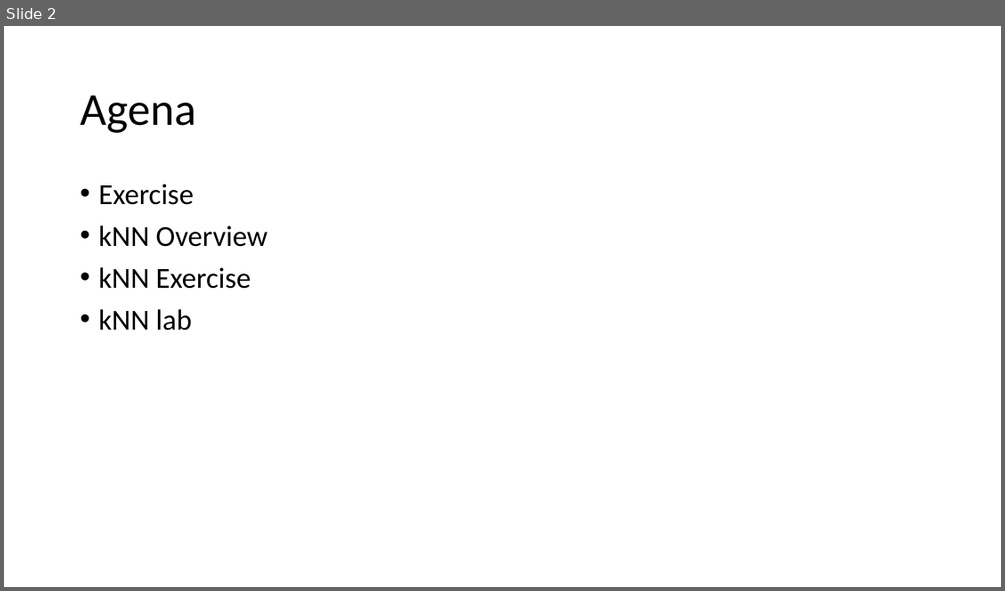
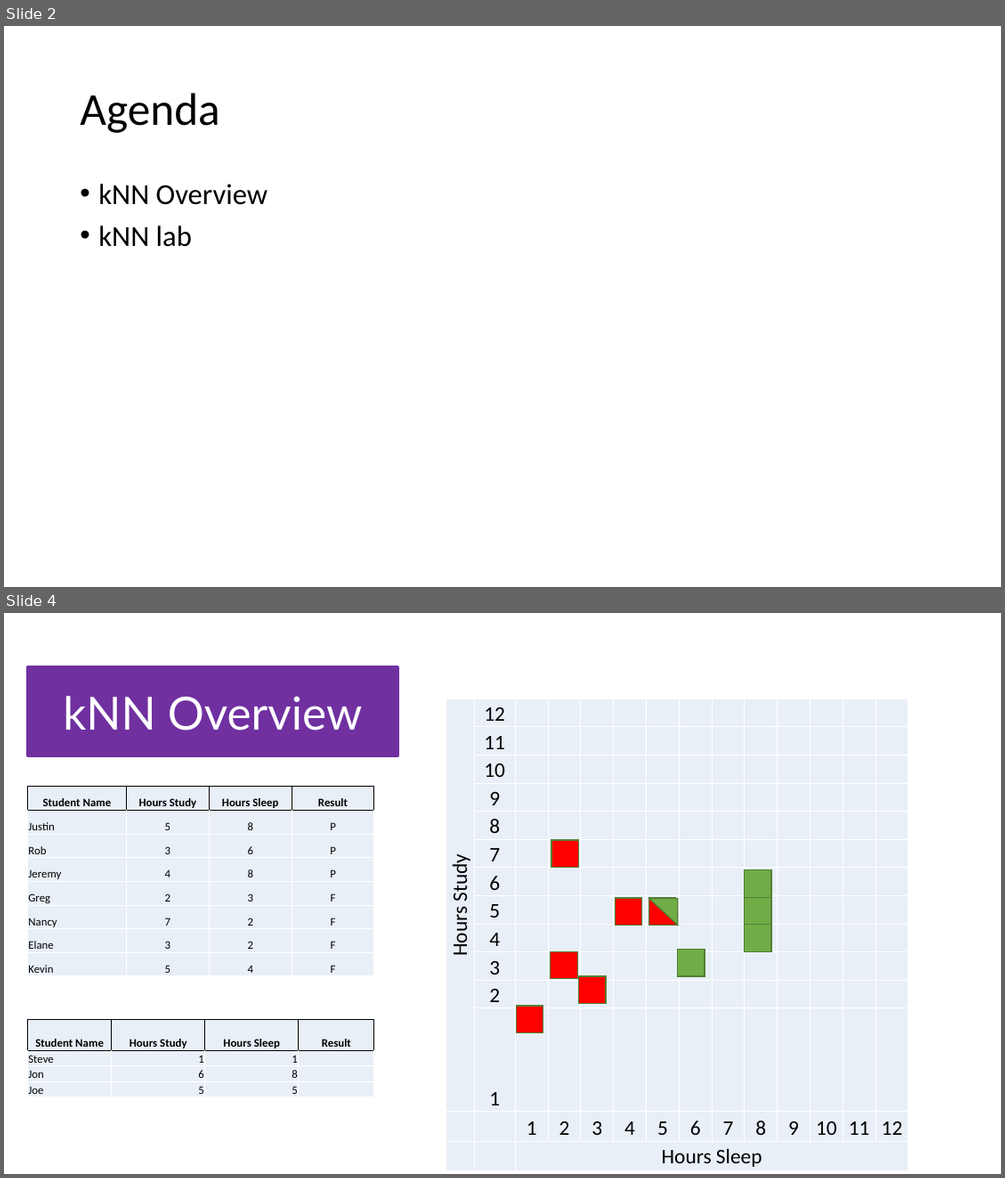
Before and after one commit to jamessdixon/tripass.knn, a slide deck: presentation/knn.pptx. Shown one above the other, each under a label of ours: slide 2 before the commit, slides 2 and 4 after it; the slides between them are not shown. The pictures are 1005x591 and 1005x1178 pixels, drawn with LibreOffice and Linux fonts; fonts in the diff are those of the drawing. Boxes give left, top, right and bottom in pixels: in the first picture for what was removed or moved away, otherwise in the second. Text is boxed around its words. In the diff, an @@ line names an element or a change of style, - is before the commit and + after.

```diff
--- a/presentation/knn.pptx
+++ b/presentation/knn.pptx
@@ slide 4 added at <box>4,613,1001,1174</box>, background #FFFFFF @@
@@ rectangle added at <box>28,666,398,755</box>, fill #7030A0, outline #7030A0 2.75 pt, 44 pt, text #FFFFFF @@
+kNN Overview
@@ table added at <box>446,698,910,1170</box>, 14 rows, 14 columns @@
+Hours Study | 12 |  |  |  |  |  |  |  |  |  |  |  | 
+ | 11 |  |  |  |  |  |  |  |  |  |  |  | 
+ | 10 |  |  |  |  |  |  |  |  |  |  |  | 
+ | 9 |  |  |  |  |  |  |  |  |  |  |  | 
+ | 8 |  |  |  |  |  |  |  |  |  |  |  | 
+ | 7 |  |  |  |  |  |  |  |  |  |  |  | 
+ | 6 |  |  |  |  |  |  |  |  |  |  |  | 
+ | 5 |  |  |  |  |  |  |  |  |  |  |  | 
+ | 4 |  |  |  |  |  |  |  |  |  |  |  | 
+ | 3 |  |  |  |  |  |  |  |  |  |  |  | 
+ | 2 |  |  |  |  |  |  |  |  |  |  |  | 
+ | 1 |  |  |  |  |  |  |  |  |  |  |  | 
+ |  | 1 | 2 | 3 | 4 | 5 | 6 | 7 | 8 | 9 | 10 | 11 | 12
+ |  | Hours Sleep |  |  |  |  |  |  |  |  |  |  | 
@@ table added at <box>28,787,376,976</box>, 8 rows, 4 columns @@
+Student Name | Hours Study | Hours Sleep | Result
+Justin | 5 | 8 | P
+Rob | 3 | 6 | P
+Jeremy | 4 | 8 | P
+Greg | 2 | 3 | F
+Nancy | 7 | 2 | F
+Elane | 3 | 2 | F
+Kevin | 5 | 4 | F
@@ rectangle added at <box>551,840,578,868</box>, fill #FF0000, outline #538035 1 pt @@
@@ rectangle added at <box>744,870,771,897</box>, fill #70AD47, outline #538035 1 pt @@
@@ rectangle added at <box>615,898,642,925</box>, fill #FF0000, outline #538035 1 pt @@
@@ rectangle added at <box>648,897,676,925</box>, fill #5B9BD5, outline #538035 1 pt @@
@@ right triangle added at <box>649,899,678,925</box>, fill #70AD47, outline #538035 1 pt @@
@@ right triangle added at <box>649,899,678,925</box>, fill #FF0000, outline #538035 1 pt @@
@@ rectangle added at <box>744,897,771,925</box>, fill #70AD47, outline #538035 1 pt @@
@@ rectangle added at <box>744,925,771,951</box>, fill #70AD47, outline #538035 1 pt @@
@@ rectangle added at <box>550,952,577,979</box>, fill #FF0000, outline #538035 1 pt @@
@@ rectangle added at <box>678,949,704,976</box>, fill #70AD47, outline #538035 1 pt @@
@@ rectangle added at <box>578,976,606,1004</box>, fill #FF0000, outline #538035 1 pt @@
@@ rectangle added at <box>517,1005,543,1032</box>, fill #FF0000, outline #538035 1 pt @@
@@ table added at <box>28,1019,375,1097</box>, 4 rows, 4 columns @@
+Student Name | Hours Study | Hours Sleep | Result
+Steve | 1 | 1 | 
+Jon | 6 | 8 | 
+Joe | 5 | 5 | 
@@ slide 2 changed as well @@
@@ title at <box>80,93,219,133</box>: text changed @@
-Agena
+Agenda
@@ text at <box>98,184,194,205</box>: paragraph removed @@
-• Exercise
@@ text at <box>98,267,251,289</box>: paragraph removed @@
-• kNN Exercise
```
Also in this commit, not shown: 13 other slides added, 2 slides removed, 6 other files.
